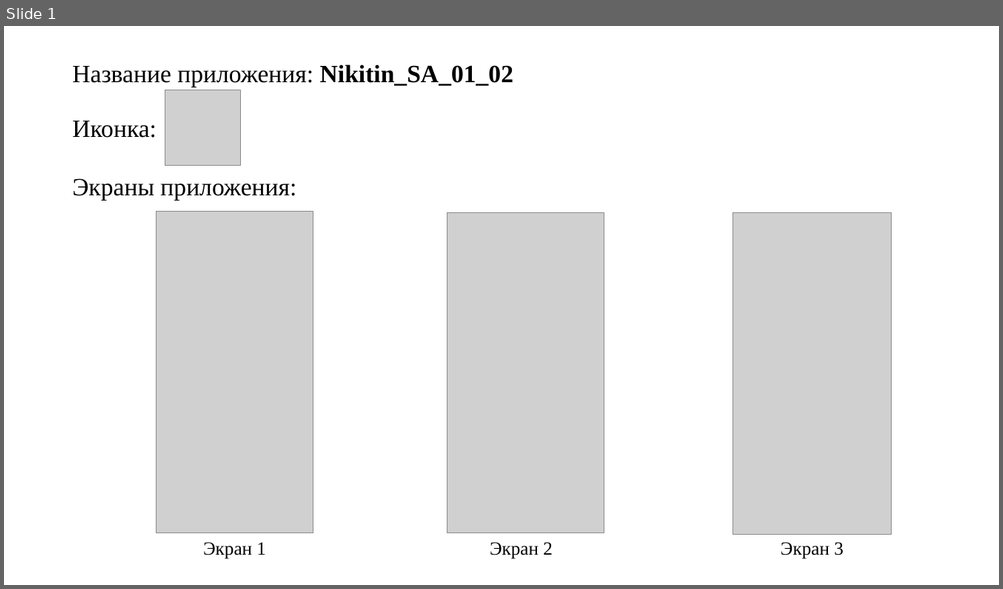
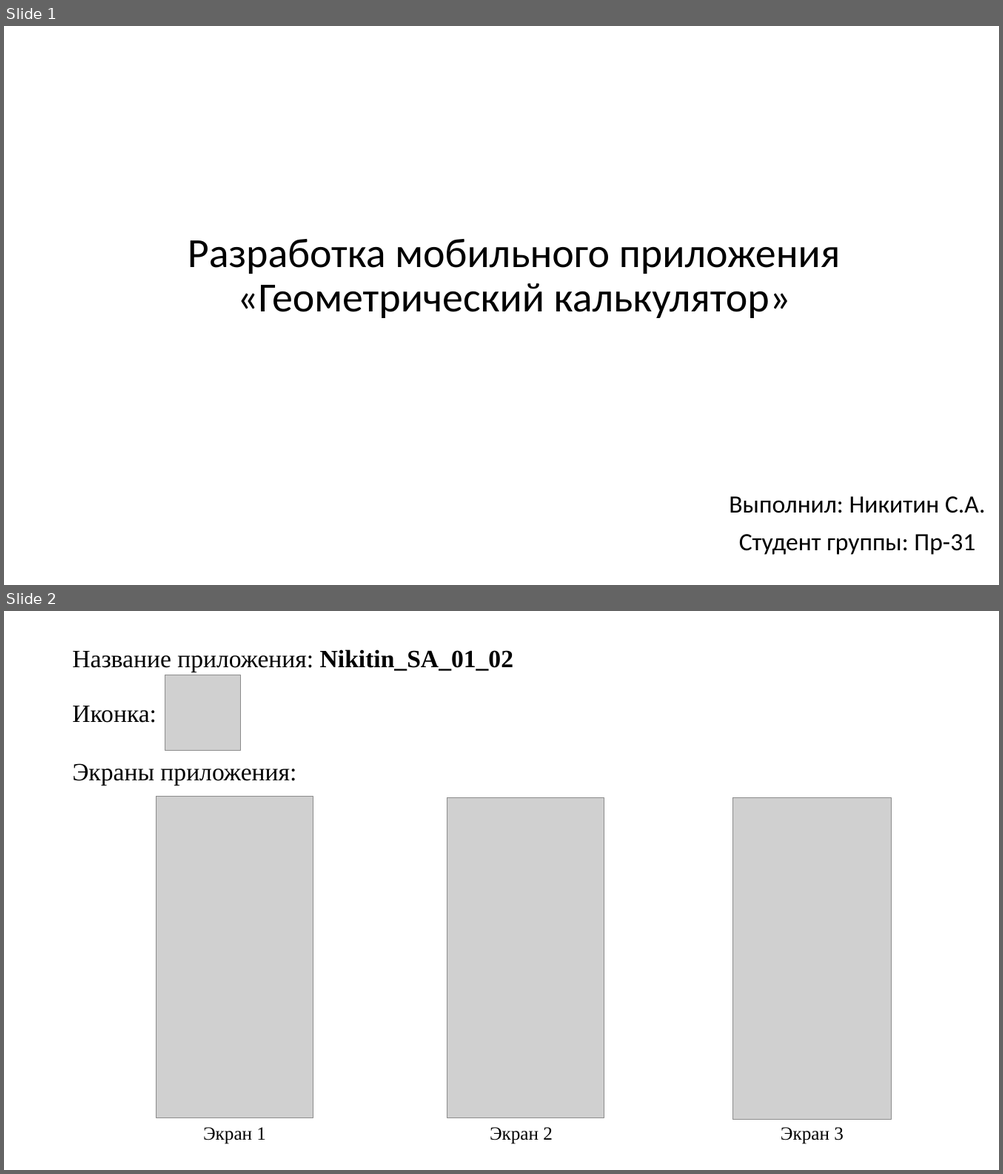
Before and after one commit to ghjgk1/NikitinSA_01_02, a slide deck: Publication/NikitinSA_01_02_Публикация.pptx. Shown one above the other, each under a label of ours: slide 1 before the commit, slides 1 and 2 after it. The pictures are 1003x589 and 1003x1174 pixels, drawn with LibreOffice and Linux fonts; fonts in the diff are those of the drawing; grey boxes stand for pictures. Boxes give left, top, right and bottom in pixels: in the first picture for what was removed or moved away, otherwise in the second. Text is boxed around its words. In the diff, an @@ line names an element or a change of style, - is before the commit and + after.

```diff
--- a/Publication/NikitinSA_01_02_Публикация.pptx
+++ b/Publication/NikitinSA_01_02_Публикация.pptx
@@ slide 1 added at (4, 26, 999, 585), background #FFFFFF @@
@@ text added at (188, 239, 840, 318), 40 pt, text #000000 @@
+Разработка мобильного приложения
+«Геометрический калькулятор»
@@ subtitle added at (728, 497, 984, 555), 24 pt, text #000000 @@
+Выполнил: Никитин С.А.
+Студент группы: Пр-31
@@ what was slide 1 is now slide 2 @@
```
